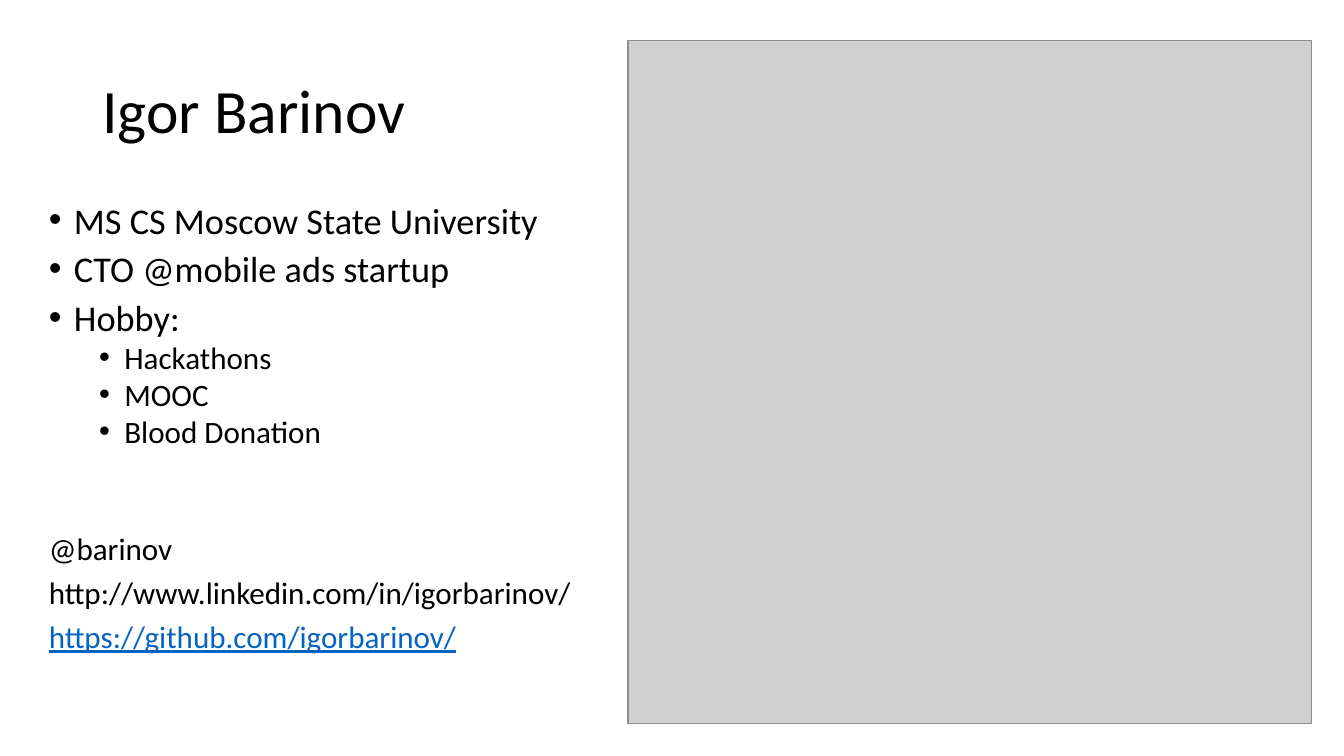
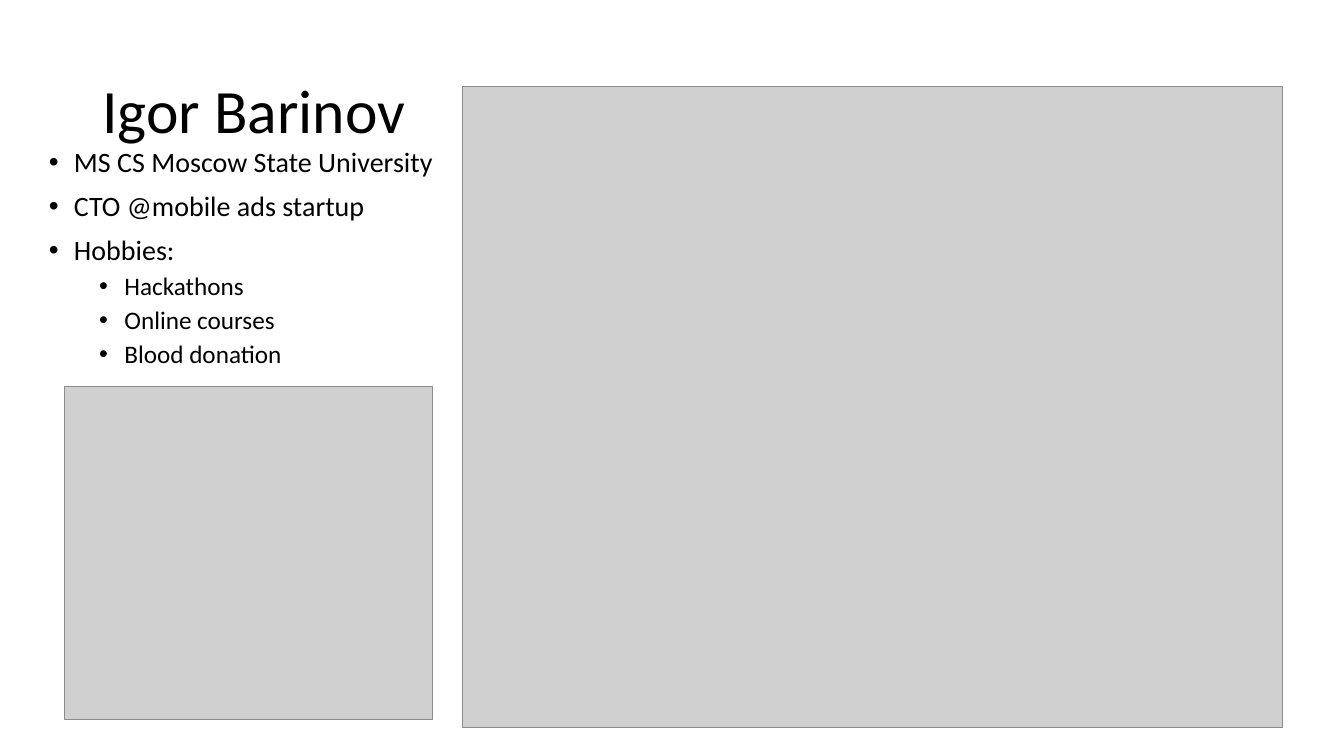
Before and after one commit to igorbarinov/blockchainnow, a slide deck: slide 7 of presentation/blockchain_now.pptx (slide 8 before the commit). Drawn at 1344x756 pixels with LibreOffice and Linux fonts; fonts in the diff are those of the drawing; grey boxes stand for pictures. Boxes give left, top, right and bottom in pixels: in the first picture for what was removed or moved away, otherwise in the second. Text is boxed around its words. In the diff, an @@ line names an element or a change of style, - is before the commit and + after.

```diff
--- a/presentation/blockchain_now.pptx
+++ b/presentation/blockchain_now.pptx
@@ picture: place and size @@
-picture at (628, 40, 1312, 724)
+picture at (463, 87, 1282, 728)
@@ text "MS CS Moscow State University": place and size @@
-text "MS CS Moscow State University" at (49, 209, 570, 654)
+text "MS CS Moscow State University" at (74, 152, 432, 364)
@@ text at (74, 152, 432, 296): size 25.9 to 20 pt in "MS CS Moscow State University", "CTO @mobile ads startup"; size 22.2 to 18 pt in "Hackathons"; line spacing 0.8 to 0.9 @@
@@ text at (74, 240, 175, 261): text changed; size 25.9 to 20 pt @@
-• Hobby:
+• Hobbies:
@@ text at (124, 311, 281, 364): text changed; size 22.2 to 18 pt @@
-  • MOOC
-  • Blood Donation
-@barinov
-http://www.linkedin.com/in/igorbarinov/
-https://github.com/igorbarinov/
+  • Online courses
+  • Blood donation
@@ picture added at (65, 387, 433, 720) @@
```
Also in this commit, not shown: 4 other slides changed, 1 slide removed, 47 other files.
